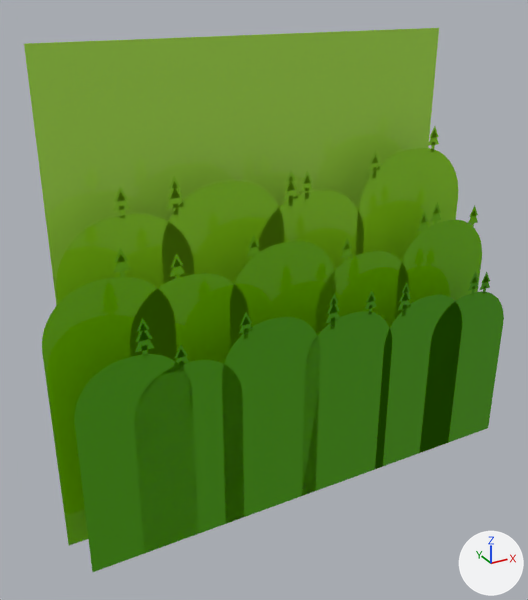
Two versions of the glTF model public/glb/background-forest.glb, one commit apart.
One viewpoint serves both versions: a 50 mm camera at (-0.803, -1.075, 0.61) aimed at (-0.073, 0.252, -0.053). Every picture has the same lights, and +X, +Y and +Z are marked at lower right. The first picture is the older version.

Before the edit, the objects in view are built like this:
```python
me_cube = bpy.data.meshes.new('Cube')
me_cube.from_pydata([(0.5, 0.4, 0.5), (0.5, 0.4, -0.5), (-0.5, 0.4, 0.5), (-0.5, 0.4, -0.5)], [], [(0, 2, 3), (0, 3, 1)])
me_cube.materials.append(mat_color_5)  # green #ade84a
me_cube_032 = bpy.data.meshes.new('Cube.032')
me_cube_032.from_pydata(...)  # 190 vertices, 138 faces; spans x -0.578..0.535, y 0.2, z -0.5..0.146
me_cube_032.materials.append(mat_color_3)  # green #72c100
me_cube_038 = bpy.data.meshes.new('Cube.038')
me_cube_038.from_pydata(...)  # 162 vertices, 114 faces; spans x -0.517..0.527, y 0.3, z -0.5..0.286
me_cube_038.materials.append(mat_color_4)  # green #91d81c
ob_background_3 = bpy.data.objects.new('Background-3', me_cube_032)
ob_background_3.location = (0.0, 0.0, 0.0)
ob_background_4 = bpy.data.objects.new('Background-4', me_cube_038)
ob_background_4.location = (0.0, 0.0, 0.0)
ob_background_5 = bpy.data.objects.new('Background-5', me_cube)
ob_background_5.location = (0.0, 0.0, 0.0)
# also in view: 'Background-2' at (-0.011, 0.1, -0.229)
```
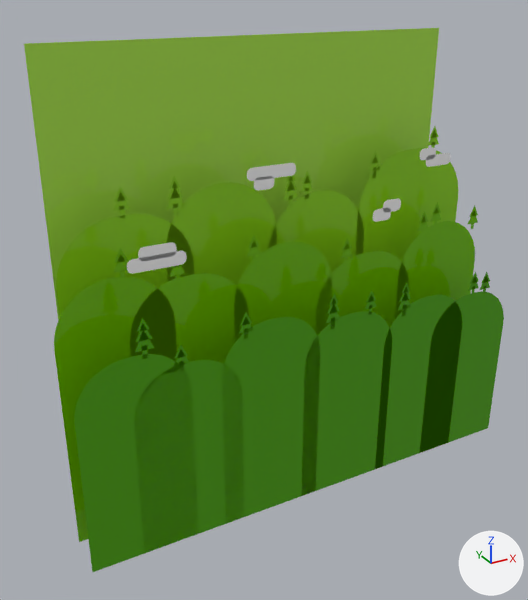
Where the change shows, as pixel boxes (x1, y1, x2, y2) in the pictures (528 x 600 px; the box of a moved part takes in the faces that stretch with it):
'Background-3', reshaped
    before: (42, 202, 482, 545)
    after: (54, 202, 478, 542)
'Background-4', reshaped (7% taller)
    before: (56, 126, 458, 304)
    after: (56, 126, 458, 317)
'Clouds', added
    after: (127, 147, 451, 274)
part 1 of me_cube_032, rebuilt (7% narrower, 7% shorter)
    before: (230, 241, 336, 346)
    after: (234, 242, 332, 340)
part 2 of me_cube_032, moved or reshaped
    before: (42, 277, 177, 545)
    after: (54, 277, 177, 542)
part 3 of me_cube_032, moved or reshaped
    before: (395, 220, 482, 319)
    after: (395, 221, 475, 317)
part 4 of me_cube_038, rebuilt (9% narrower)
    before: (162, 181, 284, 284)
    after: (166, 182, 277, 286)
part 5 of me_cube_038, moved or reshaped
    before: (258, 190, 364, 270)
    after: (268, 190, 364, 274)

Patch to the scene script:
```diff
--- a/public/glb/background-forest.glb.py
+++ b/public/glb/background-forest.glb.py
@@ mat_white @@
+mat_white = principled_material('white')
+mat_white.base_color = (1.0, 1.0, 1.0)  # white #ffffff
+mat_white.roughness = 0.0
@@ me_cube_032 @@
 # used by ob_background_3; location = (0.0, 0.0, 0.0)
-me_cube_032.from_pydata(...)  # 190 vertices, 138 faces; spans x -0.578..0.535, y 0.2, z -0.5..0.146
+me_cube_032.from_pydata(...)  # 187 vertices, 135 faces; spans x -0.555..0.511, y 0.2, z -0.5..0.146
+# me_cube_032 part 1: the loose piece of 24 vertices spanning x -0.184..0.085, y 0.2, z -0.5..0.096 is rebuilt with 23 vertices and now spans x -0.174..0.075, y 0.2, z -0.5..0.096
+# me_cube_032 part 2
+# 13 vertices are removed from x -0.578..-0.432, y 0.2, z -0.5..0.089
+# 18 faces are deleted
+# 12 vertices are added at x -0.555..-0.433, y 0.2, z -0.5..0.089
+# 17 new faces join them
+# me_cube_032 part 3
+# 12 vertices are removed from x 0.389..0.535, y 0.2, z -0.047..0.076
+# 22 faces are deleted
+# 1 vertex moves from x 0.535, y 0.2, z -0.5 to x 0.511, y 0.2, z -0.5
+# 11 vertices are added at x 0.388..0.511, y 0.2, z -0.047..0.076
+# 21 new faces join them
 me_cube_032.materials.append(mat_color_3)
@@ me_cube_038 @@
 # used by ob_background_4; location = (0.0, 0.0, 0.0)
-me_cube_038.from_pydata(...)  # 162 vertices, 114 faces; spans x -0.517..0.527, y 0.3, z -0.5..0.286
+me_cube_038.from_pydata(...)  # 160 vertices, 112 faces; spans x -0.517..0.527, y 0.3, z -0.5..0.286
+# me_cube_038 part 4: the loose piece of 24 vertices spanning x -0.291..0.006, y 0.3, z -0.5..0.216 is rebuilt with 23 vertices and now spans x -0.282..-0.014, y 0.3, z -0.5..0.216
+# me_cube_038 part 5
+# 13 vertices are removed from x -0.066..0.097, y 0.3, z -0.5..0.166
+# 18 faces are deleted
+# 12 vertices are added at x -0.036..0.099, y 0.3, z -0.5..0.166
+# 17 new faces join them
 me_cube_038.materials.append(mat_color_4)
@@ me_cube_001 @@
+me_cube_001.from_pydata(...)  # 128 vertices, 112 faces; spans x -0.432..0.393, y 0.1..0.2, z 0.13..0.266
+me_cube_001.materials.append(mat_white)  # white #ffffff
@@ ob_clouds @@
+ob_clouds = bpy.data.objects.new('Clouds', me_cube_001)
+ob_clouds.location = (0.0, 0.0, 0.0)
```
